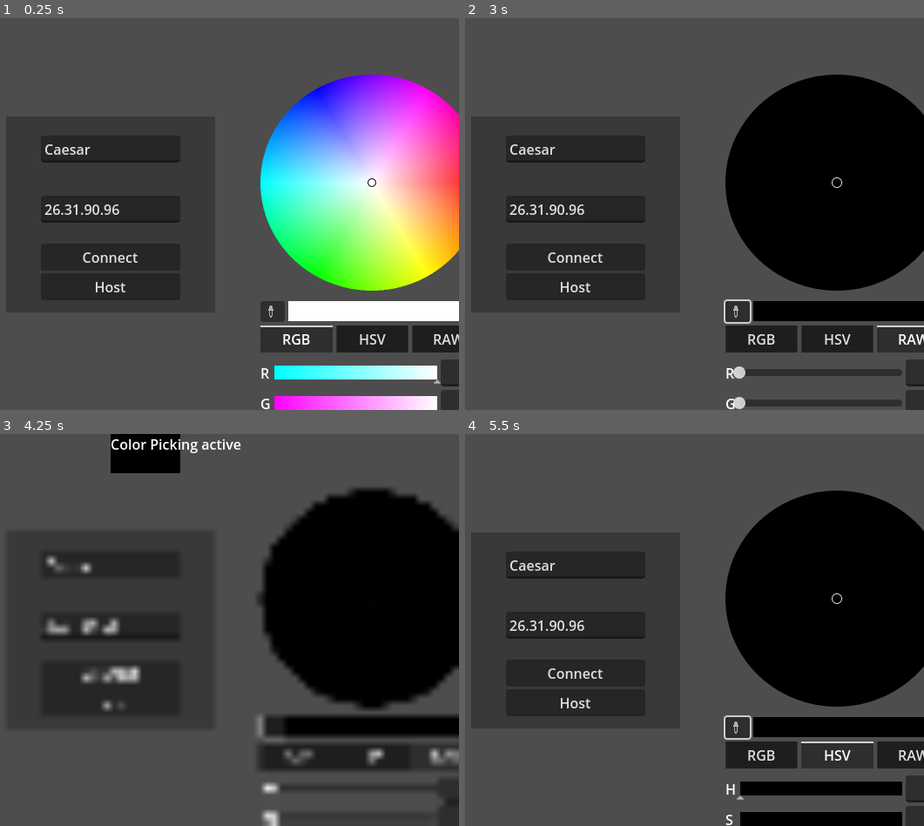
Above: before the commit, frames 1-4 (two rows, left to right).
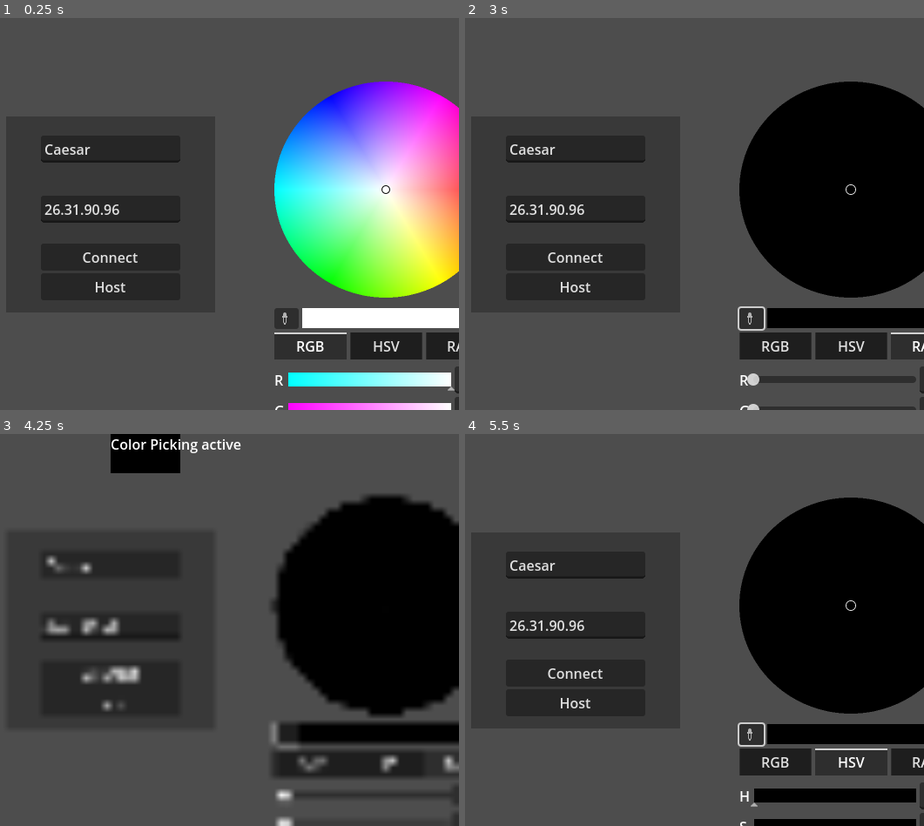
Above: after the commit, the same moments.

Repository: TheSecondReal0/sociedad-party
Game: Godot game, scene res://ui/main_menu/main_menu.tscn
Two runs of this game, one before a commit and one after it. Both use one fixed random seed, a clock stepped at 60 frames per second and the inputs below.
Inputs (mouse positions are in pixels of both pictures, inside the frame that each line leads up to; where the layout moved, square brackets give the same spot in the first picture):
- Up to frame 1 (0.25 s): no input
- Up to frame 2 (3 s): click (749, 319) [735, 312] at 0.5 s; click "RGB" at 1.25 s; click "HSV" at 2 s; click (914, 339) at 2.75 s, where only the run before the commit has a clickable "RAW"
- Up to frame 3 (4.25 s): click (284, 735) [270, 728] at 3.5 s
- Up to frame 4 (5.5 s): click "RGB" at 4.25 s; click "HSV" at 5 s

The runs differ from the first frame. In frame 1, 23% of the frame differs, in the area x 56-100%, y 14-100%; in frame 2, 9.1%; in frame 3, 7.9%; in frame 4, 8.9%.

Commit message:
add deck class

Diff:
--- /dev/null
+++ b/src/games/stack_wars/deck/deck.gd
@@ -0,0 +1,39 @@
+extends RefCounted
+
+class_name StackWars_Deck
+
+var RNG: RandomNumberGenerator = RandomNumberGenerator.new()
+
+var cards_in_deck: Array[StackWars_Card] = []
+var cards_not_in_deck: Array[StackWars_Card] = []
+
+func _init(cards: Array[StackWars_Card] = [], seed: int = 0):
+	cards_in_deck = cards
+	RNG.seed = seed
+	RNG.state = 0
+
+func pick_card() -> StackWars_Card:
+	if len(cards_in_deck) <= 0 and len(cards_not_in_deck) <= 0:
+		return null
+	if len(cards_in_deck) <= 0:
+		full_shuffle()
+
+	var card: StackWars_Card = cards_in_deck.back()
+	cards_in_deck.pop_back()
+	return card
+
+func return_card(card: StackWars_Card) -> void:
+	cards_not_in_deck.append(card)
+
+func full_shuffle():
+	cards_in_deck.append_array(cards_not_in_deck)
+	shuffle()
+
+func shuffle():
+	var cards: Array[StackWars_Card] = []
+	var card: StackWars_Card
+	while len(cards_in_deck) > 0:
+		var index: int = RNG.randi_range(0, len(cards_in_deck))
+		card = cards_in_deck[index]
+		cards_in_deck.pop_at(index)
+		cards.append(card)
--- a/src/ui/main_menu/main_menu.tscn
+++ b/src/ui/main_menu/main_menu.tscn
@@ -73,10 +73,10 @@
 anchor_top = 0.1
 anchor_right = 0.67
 anchor_bottom = 0.1
-offset_left = 32.0
-offset_top = 16.0
-offset_right = 16.0
-offset_bottom = 16.0
+offset_left = 48.0
+offset_top = 24.0
+offset_right = 24.0
+offset_bottom = 24.0
 theme = ExtResource("1_q75p3")
 edit_alpha = false
 picker_shape = 2
